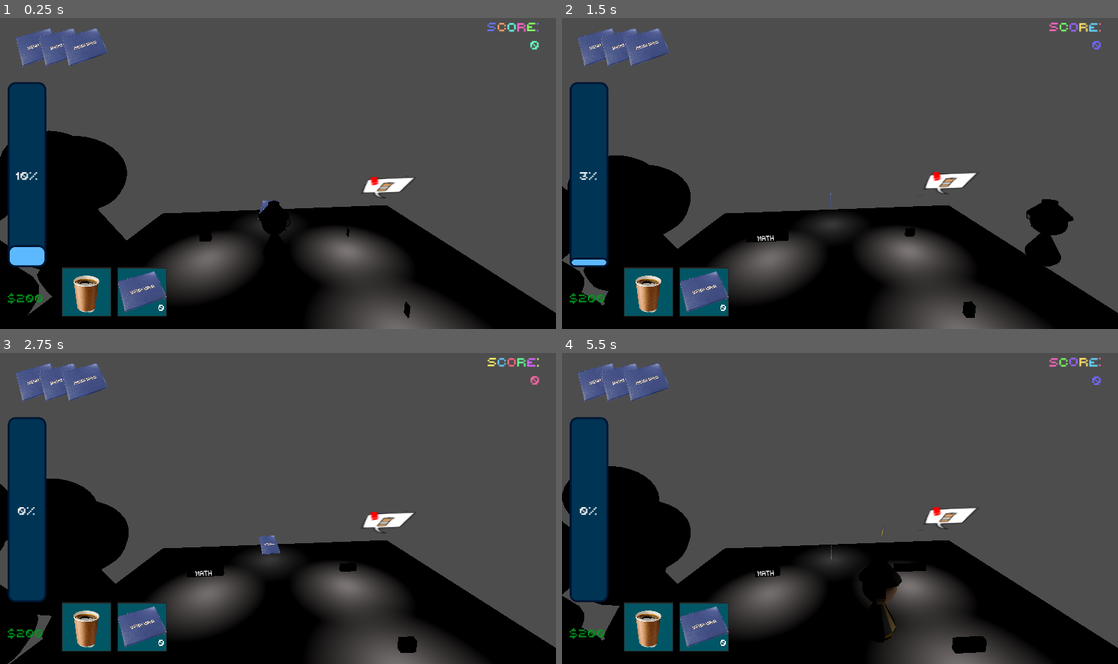
Above: before the commit, frames 1-4 (two rows, left to right).
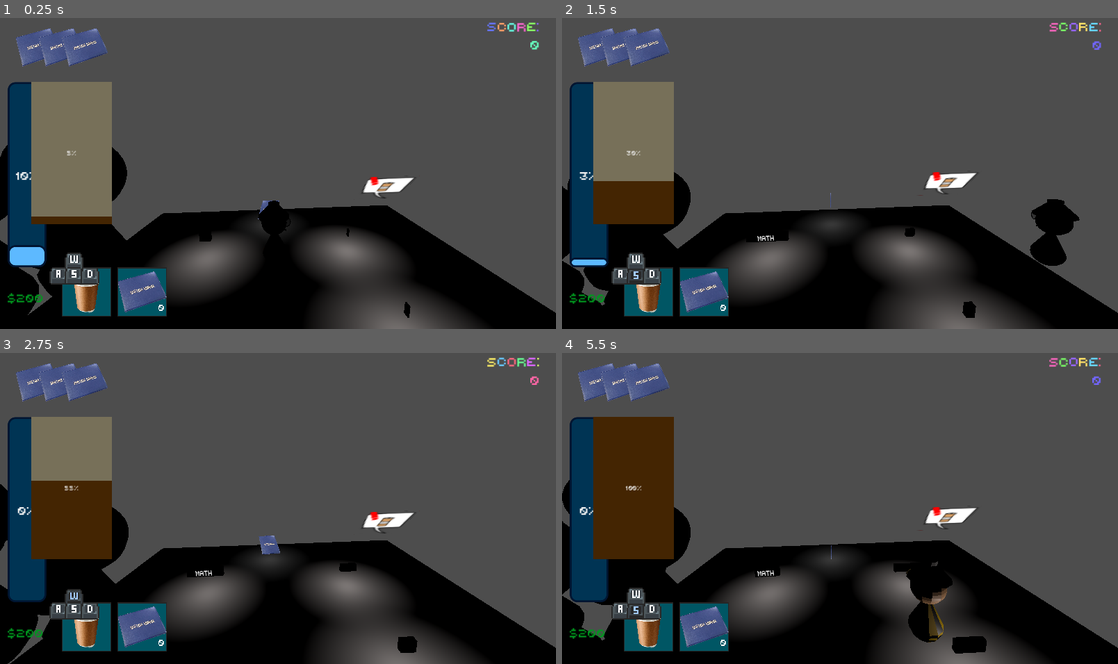
Above: after the commit, the same moments.

Repository: dueip/2024f_gamejam_misis
Game: Godot game, scene res://test_tw.tscn
The game is run twice, just before and just after one commit, with the same random seed, the same clock (stepped at 60 frames per second) and the same inputs.
Inputs (mouse positions are in pixels of both pictures, inside the frame that each line leads up to):
- Up to frame 1 (0.25 s): no input
- Up to frame 2 (1.5 s): tap Enter at 0.5 s; move the mouse to (1073, 39) at 0.52 s; hold D (character_right) 0.53-1.28 s; tap Space (character_dash) at 0.6 s; click (1073, 39) at 0.67 s; move the mouse to (728, 189) at 1.27 s; hold S (character_back) from 1.28 s (still down); tap Q (character_drop_item) at 1.35 s; click (728, 189) at 1.42 s
- Up to frame 3 (2.75 s): move the mouse to (333, 440) at 2.02 s; release S (character_back) at 2.03 s; hold D (character_right) from 2.03 s (still down); hold Shift (character_run) from 2.03 s (still down); click (333, 440) at 2.17 s
- Up to frame 4 (5.5 s): move the mouse to (812, 570) at 2.77 s; release D (character_right) at 2.78 s; release Shift (character_run) at 2.78 s; hold W (character_up) 2.78-3.53 s; tap E (character_use_item) at 2.85 s; click (812, 570) at 2.92 s; move the mouse to (1006, 555) at 3.52 s; hold A (character_left) 3.53-5.03 s; tap Space (character_dash) at 3.6 s; click (1006, 555) at 3.67 s; move the mouse to (673, 461) at 4.27 s; tap Q (character_drop_item) at 4.35 s; click (673, 461) at 4.42 s; move the mouse to (867, 508) at 5.02 s; hold S (character_back) from 5.03 s (still down); hold Shift (character_run) from 5.03 s (still down); click (867, 508) at 5.17 s

The runs differ from the first frame. In frame 1, 7.2% of the frame differs, in the area x 5-21%, y 20-86%; in frame 2, 7.8%; in frame 3, 7.4%; in frame 4, 9.3%, in the area x 5-97%, y 1-94%.
Error after the commit: Invalid access to property or key 'position' on a base object of type 'null instance'. (res://TW/TW.gd:24)

Commit message:
minor exam changes and coffee minigame

Diff:
--- a/RightPart.gd
+++ b/RightPart.gd
@@ -30,7 +30,7 @@
 func _physics_process(delta):
 	var stats = preload("res://global_char_stats.tres")
 	var mult = Booze.lvls()[stats.booze_lvl]
-	if speed.length()>500:
+	if speed.length()>275 + mult*25:
 		speed/=10
 	speed.x += randfn(0,30)*(1+ mult)
 	speed.x += randfn(0,30)*(1+ mult)
--- a/WASD.gd
+++ b/WASD.gd
@@ -2,15 +2,20 @@
 
 
 
-func highlight_button(name : String, color: Color):
+func highlight_button(name : String):
 	var child = find_child(name,false)
 	if  child!=null:
-		child.highlight(color)
+		child.highlight()
 
-func unhighlight_button(name : String, color: Color = Color(0.745, 0.745, 0.745)):
+func shake_button(name : String):
 	var child = find_child(name,false)
 	if  child!=null:
-		child.unhighlight(color)
+		child.shake()
+
+func unhighlight_button(name : String):
+	var child = find_child(name,false)
+	if  child!=null:
+		child.unhighlight()
 
 func unhighlight_all(color: Color = Color(0.745, 0.745, 0.745)):
 	for child_button in get_children():
@@ -20,6 +25,6 @@
 	return
 	if event is InputEventKey:
 			if event.pressed:
-				highlight_button(OS.get_keycode_string(event.keycode), Color(0.874, 0.941, 0.996))
+				highlight_button(OS.get_keycode_string(event.keycode))
 			else:
-				unhighlight_button(OS.get_keycode_string(event.keycode), Color(0.745, 0.745, 0.745))
+				unhighlight_button(OS.get_keycode_string(event.keycode))
--- a/WASD.tscn
+++ b/WASD.tscn
@@ -16,12 +16,16 @@
 
 [node name="W" parent="." instance=ExtResource("2_ndrxw")]
 position = Vector2(29, -6)
+letter = "W"
 
 [node name="A" parent="." instance=ExtResource("2_ndrxw")]
 position = Vector2(-3, 24)
+letter = "A"
 
 [node name="S" parent="." instance=ExtResource("2_ndrxw")]
 position = Vector2(29, 24)
+letter = "S"
 
 [node name="D" parent="." instance=ExtResource("2_ndrxw")]
 position = Vector2(62, 24)
+letter = "D"
--- a/minigames/coffee_minigame.gd
+++ b/minigames/coffee_minigame.gd
@@ -1,44 +1,62 @@
 extends Minigame
 
 var is_in_mingame = false
-@onready var bobber = $Fill/Bobber
+
+@export var time_length = 15
+@export var begin_speed : float = 0.5
+@export var axeleration : float = 0.02
+@export var interval : float = 0.3
+@export var move_speed : float = 2
+
+var speed : float
+var direction = 1
+@onready var timer= Timer.new()
+
+func _ready():
+	startGame()
+
+func startGame():
+	#super.startGame()
+
+	timer.wait_time=time_length
+	timer.one_shot=true
+	timer.timeout.connect(endGame.bind(true, ""))
+	add_child(timer)
+	var tween = get_tree().create_tween()
+	tween.tween_callback($WASD.find_child("W").highlight).set_delay(0.5)
+	tween.chain()
+	tween.tween_callback($WASD.find_child("W").unhighlight).set_delay(0.75)
+	tween.parallel()
+	tween.tween_callback($WASD.find_child("S").highlight).set_delay(0.5)
+	tween.chain()
+	tween.tween_callback($WASD.find_child("S").unhighlight).set_delay(0.75)
+	tween.set_loops()
+
+	var direction_changer = Timer.new()
+	direction_changer.wait_time=interval
+	direction_changer.one_shot=false
+	direction_changer.timeout.connect(change_direction)
+	add_child(direction_changer)
+	speed=begin_speed
+
+	direction_changer.start()
+	timer.start()
 
 
+func change_direction():
+	if (randi()%2):
+		direction*=-1
 
 
-func _ready():
-	$Fill.hide()
+func _process(delta):
+	speed+=axeleration*delta
+	$Bean.position.y+=delta*speed*direction
+	print(timer.time_left)
+	$ProgressBar.value=1-timer.time_left/time_length
+	if Input.is_action_pressed("character_up"):
+		$Fill.position.y+=move_speed*delta
+	if Input.is_action_pressed("character_back"):
+		$Fill.position.y-=move_speed*delta
 
-func get_sprite3d_aabb(sprite3d: Sprite3D) -> AABB:
-	return sprite3d.get_aabb()
-
-func nextTurn(input: String):
-	if not is_in_mingame:
-		return
-	if (input == combination[0]):
-		bobber.position.y += 1
-	if (input == combination[1]):
-		bobber.position.y -= 1
-
-func _process(delta):
-	if not is_in_mingame:
-		return
-
-	bobber.position.y -= 0.1 * sin(deg_to_rad(get_viewport().get_camera_3d().rotation.y))
-	bobber.position.z -= 0.1 * cos(deg_to_rad(get_viewport().get_camera_3d().rotation.z))
-
-func _on_minigame_started(Minigame):
-	$Fill.show()
-	$Sprite3D.hide()
-
-
-	$Fill.global_rotation = get_viewport().get_camera_3d().rotation
-	is_in_mingame = true
-	bobber.get_node("Area3D").collision_layer = 2
-	#$Fill.get_node("Area3D").collision_layer= 1
-	$Fill.get_node("Area3D").collision_mask = 2
-
-
-
-func _on_area_3d_area_shape_exited(area_rid, area, area_shape_index, local_shape_index):
+func _on_area_3d_area_exited(area):
 	endGame(false, "")
--- a/minigames/coffee_minigame.tscn
+++ b/minigames/coffee_minigame.tscn
@@ -1,46 +1,71 @@
-[gd_scene load_steps=7 format=3 uid="uid://bvxofregcai0m"]
+[gd_scene load_steps=9 format=3 uid="uid://bvxofregcai0m"]
 
 [ext_resource type="Script" path="res://minigames/coffee_minigame.gd" id="1_ck3jk"]
-[ext_resource type="Texture2D" uid="uid://dmpc1jpv02y3f" path="res://sprites/coffee_popup.png" id="2_eix5y"]
-[ext_resource type="Texture2D" uid="uid://b5qpcwc0qr7j0" path="res://sprites/coffee_line.png" id="3_ce8gq"]
-[ext_resource type="Texture2D" uid="uid://e1iqsdosj8fh" path="res://sprites/bobber.png" id="4_ycfu8"]
+[ext_resource type="Texture2D" uid="uid://dhw1chrhotb5m" path="res://sprites/coffee_bean.png" id="2_muosm"]
+[ext_resource type="Texture2D" uid="uid://dl4miumsug1un" path="res://sprites/coffee_line_good.png" id="3_3fwye"]
+[ext_resource type="PackedScene" uid="uid://0f2cjseltxve" path="res://WASD.tscn" id="4_2oae1"]
 
-[sub_resource type="BoxShape3D" id="BoxShape3D_xsmsq"]
+[sub_resource type="BoxShape3D" id="BoxShape3D_ngec7"]
+margin = 0.0
+size = Vector3(1, 1, 3)
 
-[sub_resource type="BoxShape3D" id="BoxShape3D_7kcyt"]
+[sub_resource type="BoxShape3D" id="BoxShape3D_elm6l"]
+margin = 0.0
+size = Vector3(1, 1.2, 1)
+
+[sub_resource type="StyleBoxFlat" id="StyleBoxFlat_dgts2"]
+bg_color = Color(0.466667, 0.439216, 0.34902, 1)
+
+[sub_resource type="StyleBoxFlat" id="StyleBoxFlat_drp21"]
+bg_color = Color(0.266667, 0.145098, 0.00784314, 1)
 
 [node name="coffee_minigame" type="Node3D"]
 script = ExtResource("1_ck3jk")
+time_length = 5
+axeleration = 0.01
 
-[node name="Sprite3D" type="Sprite3D" parent="."]
-transform = Transform3D(1, 0, 0, 0, 0.763965, 0.645258, 0, -0.645258, 0.763965, 0, 0, 0)
-texture = ExtResource("2_eix5y")
+[node name="Bean" type="Sprite3D" parent="."]
+transform = Transform3D(0.3, 0, 0, 0, 0.3, 0, 0, 0, 0.3, 0, 0, 0.5)
+texture = ExtResource("2_muosm")
+
+[node name="Area3D" type="Area3D" parent="Bean"]
+collision_layer = 2
+collision_mask = 2
+
+[node name="CollisionShape3D" type="CollisionShape3D" parent="Bean/Area3D"]
+transform = Transform3D(1, 0, 0, 0, 1, 0, 0, 0, 1, 0, 0, 0)
+shape = SubResource("BoxShape3D_ngec7")
 
 [node name="Fill" type="Sprite3D" parent="."]
-texture = ExtResource("3_ce8gq")
-
-[node name="Bobber" type="Sprite3D" parent="Fill"]
-transform = Transform3D(0.00650949, 0.535629, 0, -0.402303, 0.00866678, 0, 0, 0, 1, -0.0861943, 0, 0.174164)
-texture = ExtResource("4_ycfu8")
-
-[node name="Area3D" type="Area3D" parent="Fill/Bobber"]
-collision_layer = 0
-collision_mask = 0
-
-[node name="CollisionShape3D" type="CollisionShape3D" parent="Fill/Bobber/Area3D"]
-transform = Transform3D(2.65339, -1.86265e-08, 0, 0, 1.97066, 0, 0, 0, 2.54612, 0, 0, 0)
-shape = SubResource("BoxShape3D_xsmsq")
+transform = Transform3D(1, 0, 0, 0, 1, 0, 0, 0, 1, 0, 1.2, 0)
+texture = ExtResource("3_3fwye")
 
 [node name="Area3D" type="Area3D" parent="Fill"]
-transform = Transform3D(1, 0, 0, 0, 1, 0, 0, 0, 0.755529, 0, 0, 0)
-collision_layer = 0
-collision_mask = 0
-priority = -1
+collision_layer = 2
+collision_mask = 2
 
 [node name="CollisionShape3D" type="CollisionShape3D" parent="Fill/Area3D"]
-transform = Transform3D(1.63432, 0, 0, 0, 4.79868, 0, 0, 0, 1.75198, 0, 0.155027, 0)
-shape = SubResource("BoxShape3D_7kcyt")
+transform = Transform3D(1, 0, 0, 0, 1, 0, 0, 0, 1, 0, -1.12775, 0)
+shape = SubResource("BoxShape3D_elm6l")
+
+[node name="WASD" parent="." instance=ExtResource("4_2oae1")]
+offset_left = 102.0
+offset_top = 490.0
+offset_right = -945.0
+offset_bottom = -91.0
+
+[node name="ProgressBar" type="ProgressBar" parent="."]
+offset_left = 65.0
+offset_top = 135.0
+offset_right = 232.0
+offset_bottom = 430.0
+theme_override_styles/background = SubResource("StyleBoxFlat_dgts2")
+theme_override_styles/fill = SubResource("StyleBoxFlat_drp21")
+max_value = 1.0
+fill_mode = 3
+
+[node name="Camera3D" type="Camera3D" parent="."]
+transform = Transform3D(1, 0, 0, 0, 1, 0, 0, 0, 1, 0, 1.27984, 6.73752)
 
 [connection signal="minigame_started" from="." to="." method="_on_minigame_started"]
-[connection signal="area_shape_exited" from="Fill/Area3D" to="." method="_on_area_3d_area_shape_exited"]
-[connection signal="body_exited" from="Fill/Area3D" to="." method="_on_area_3d_body_exited"]
+[connection signal="area_exited" from="Fill/Area3D" to="." method="_on_area_3d_area_exited"]
--- a/minigames/minigame.gd
+++ b/minigames/minigame.gd
@@ -22,17 +22,4 @@
 	endGame(false, "")
 
 func endGame(did_player_win: bool, which_button_was_pressed: String):
-	var tween = get_tree().create_tween()
-	if (not did_player_win):
-		%WASD.highlight_button(which_button_was_pressed.to_upper(), Color.RED)
-		tween.tween_callback(%WASD.unhighlight_button.bind(which_button_was_pressed.to_upper())).set_delay(button_delay)
-		tween.finished.connect(_on_tween_finished)
-	else:
-		%WASD.highlight_button(which_button_was_pressed.to_upper(), Color.GREEN)
-		tween.tween_callback(%WASD.unhighlight_button.bind(which_button_was_pressed.to_upper())).set_delay(button_delay)
-	tween.finished.connect(_on_tween_finished)
 	emit_signal("minigame_ended", did_player_win)
-
-func _on_tween_finished():
-	%WASD.hide()
-	get_parent().queue_free()
Not shown: 1 places in exams_resource.tres that only renumber resources
Not shown: 1 places in item_generator.tscn that only renumber resources
Binary file added: sprites/coffee_bean.png
Not shown, added: sprites/coffee_bean.png.import
Binary file changed: sprites/coffee_line.png
Binary file added: sprites/coffee_line_good.png
Not shown, added: sprites/coffee_line_good.png.import
